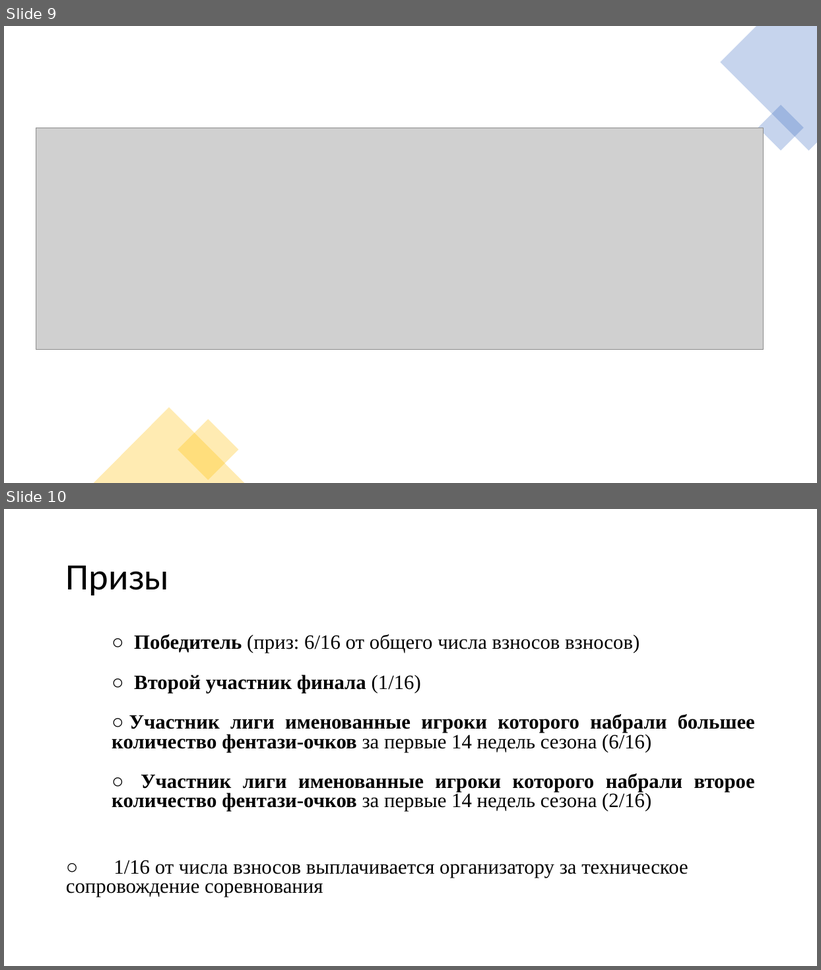
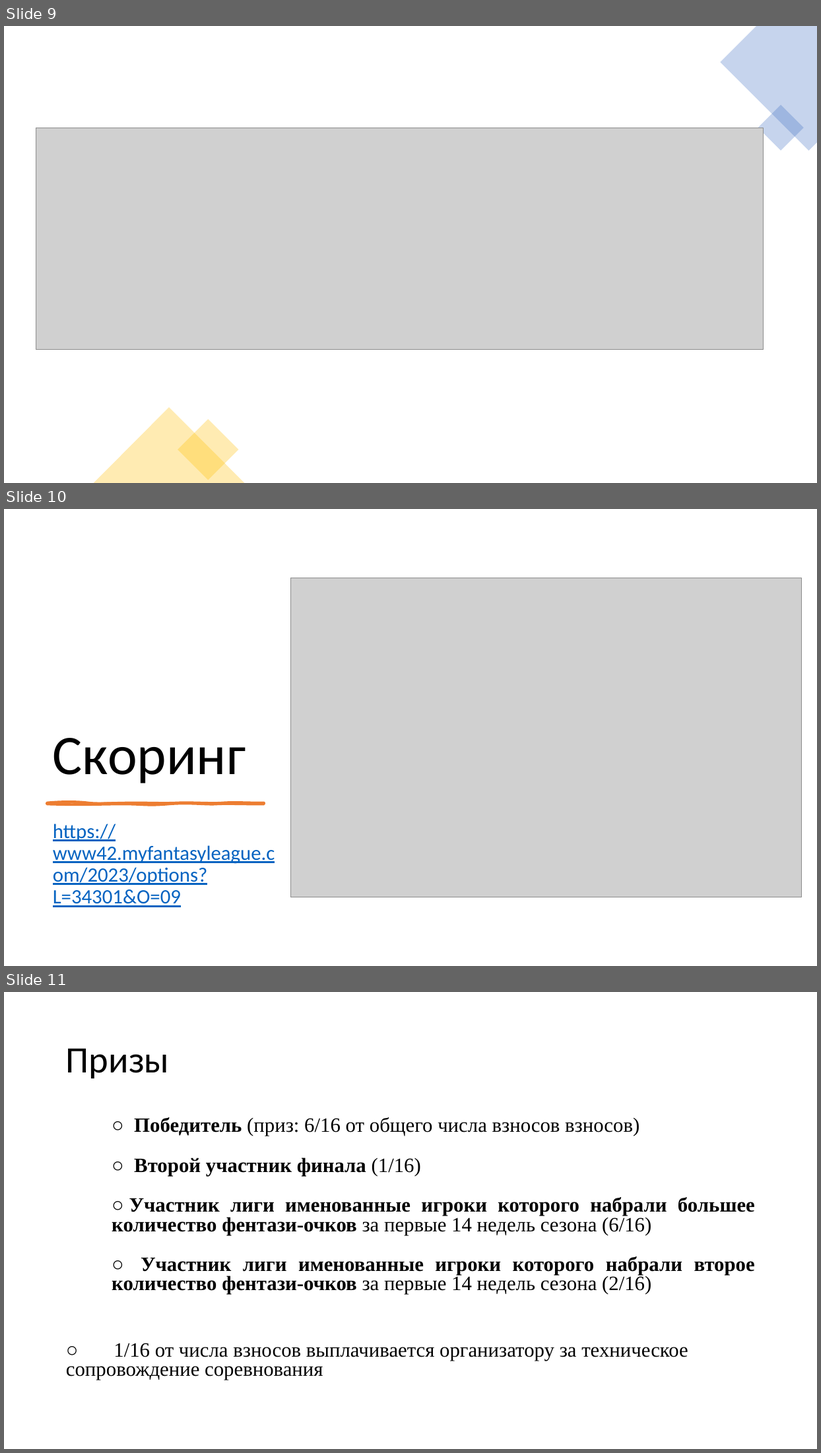
Before and after one commit to aleksha/2c11p16a, a slide deck: Promo 2c11p16a.pptx. Shown one above the other, each under a label of ours: slides 9 and 10 before the commit, slides 9, 10 and 11 after it. The pictures are 821x970 and 821x1453 pixels, drawn with LibreOffice and Linux fonts; fonts in the diff are those of the drawing; grey boxes stand for pictures. Boxes give left, top, right and bottom in pixels: in the first picture for what was removed or moved away, otherwise in the second. Text is boxed around its words. In the diff, an @@ line names an element or a change of style, - is before the commit and + after.

```diff
--- a/Promo 2c11p16a.pptx
+++ b/Promo 2c11p16a.pptx
@@ slide 10 added at [4, 509, 817, 966], background #FFFFFF @@
@@ picture added at [291, 578, 803, 897] @@
@@ title added at [53, 738, 246, 784], 66 pt, text #000000 @@
+Скоринг
@@ freeform shape added at [47, 803, 264, 804], fill #ED7D31, outline #ED7D31 3 pt @@
@@ text added at [53, 824, 275, 908], 24 pt, text #0563C1, underline @@
+https://www42.myfantasyleague.com/2023/options?L=34301&O=09
@@ what was slide 10 is now slide 11 @@
```
Also in this commit, not shown: 1 slide changed, 1 other slide added, 1 slide removed, 2 other files.
